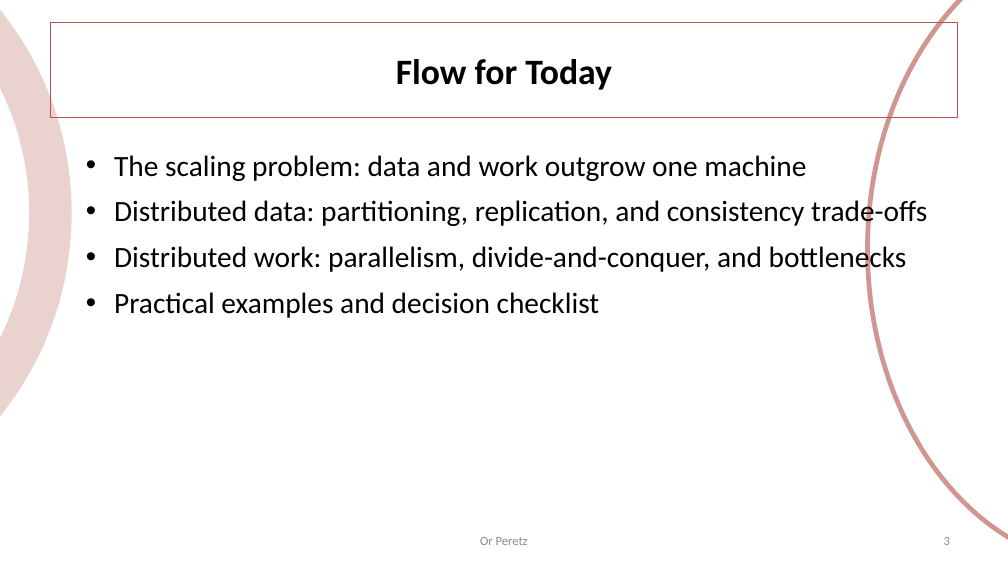
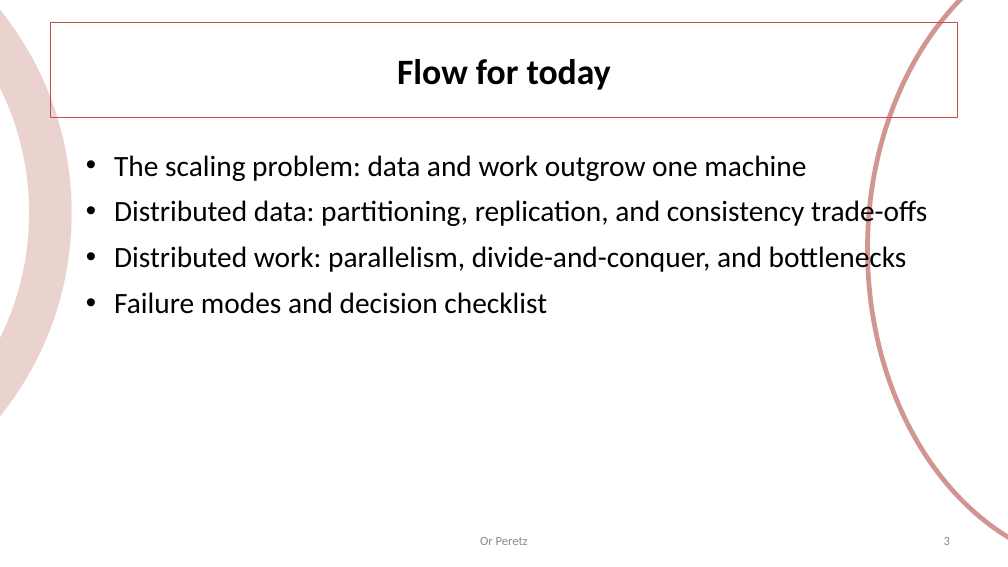
Before and after one commit to OrPerets/data-engineering-course, a slide deck: slide 3 of build/03-distributed-dbs.pptx. Drawn at 1008x567 pixels with LibreOffice and Linux fonts; fonts in the diff are those of the drawing. Boxes give left, top, right and bottom in pixels: in the first picture for what was removed or moved away, otherwise in the second. Text is boxed around its words. In the diff, an @@ line names an element or a change of style, - is before the commit and + after.

```diff
--- a/build/03-distributed-dbs.pptx
+++ b/build/03-distributed-dbs.pptx
@@ title at (397, 59, 611, 90): text changed @@
-Flow for Today
+Flow for today
@@ text at (114, 292, 547, 314): text changed @@
-• Practical examples and decision checklist
+• Failure modes and decision checklist
```
Also in this commit, not shown: 13 other slides changed, 24 slides added, 16 slides removed, 24 other files.
